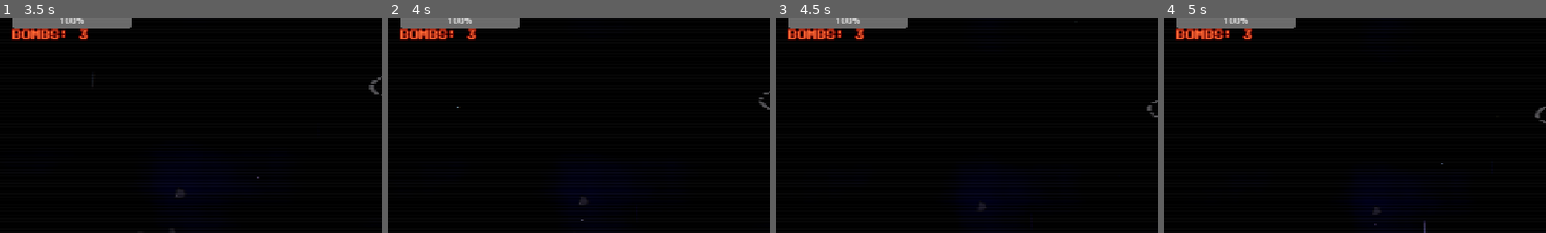
Above: before the commit, frames 1-4 (left to right).
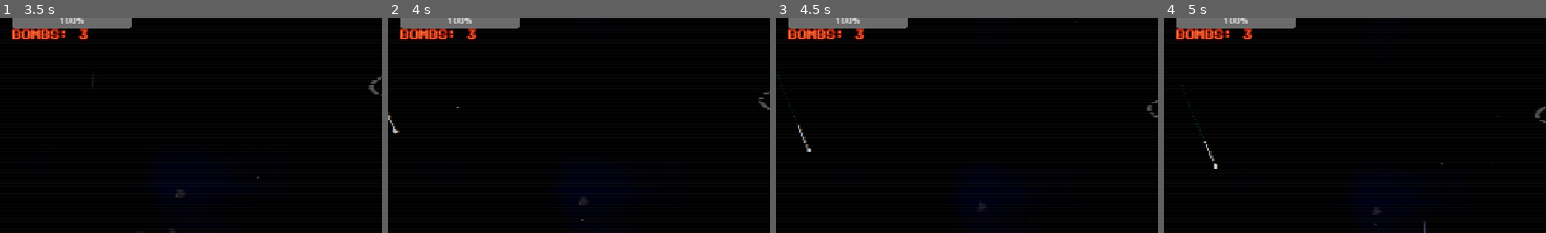
Above: after the commit, the same moments.

Repository: fabriziosalmi/space23
Game: Godot game, scene res://Main.tscn
The game is run twice, just before and just after one commit, with the same random seed, the same clock (stepped at 60 frames per second) and the same inputs. Sound files missing from this copy of the repository are replaced by a short silence.
Inputs (mouse positions are % of the whole screen's width and height, from its top left):
- Up to frame 1 (3.5 s): tap Enter (ui_accept) at 0.5, 0.77, 1.52, 3.02 s; move the mouse to (72, 45) at 0.52 s; hold D (move_right) 0.53-1.28 s; tap X (bomb) at 0.6 s; click (72, 45) at 0.67 s; move the mouse to (30, 55) at 1.27 s; hold S (move_down) 1.28-2.03 s; tap Shift (dash) at 1.35 s; move the mouse to (60, 28) at 2.02 s; hold D (move_right) 2.03-2.78 s; hold Space (fire) 2.03-2.78 s; move the mouse to (45, 70) at 2.77 s; hold W (move_up) from 2.78 s (still down); tap P at 2.85 s; click (45, 70) at 2.92 s
- Up to frame 2 (4 s): move the mouse to (80, 65) at 3.52 s; release W (move_up) at 3.53 s; hold A (move_left) from 3.53 s (still down); tap X (bomb) at 3.6 s; tap Enter (ui_accept) at 3.77 s
- Up to frame 3 (4.5 s): keep holding A (move_left); move the mouse to (20, 35) at 4.27 s; tap Shift (dash) at 4.35 s
- Up to frame 4 (5 s): keep holding A (move_left); tap Enter (ui_accept) at 4.52 s
The pictures show only the part of the screen within x 0-50%, y 11-61%; the shares and areas given below are measured in that part.

Frame 1 is identical in both runs. In frame 2, 0.1% of the frame differs, in the area x 0-3%, y 44-54%; in frame 3, 0.1%, in the area x 3-10%, y 40-63%; in frame 4, 0.1%.

Commit message:
fix(bg): randomize comet dir on wrap
Without this, a comet that entered moving SW would re-enter from the top-left
still heading SW — could exit the strip immediately, and the comet's drawn
tail (using e.dir) would point NE while motion is SW (visually contradictory:
"the tail says it came from the lower-right, the comet is heading lower-right").
Mirrors the spawn-time formula in _init_layers.

Co-Authored-By: Claude Opus 4.7 (1M context) <noreply@anthropic.com>

Diff:
--- a/BackgroundRenderer.gd
+++ b/BackgroundRenderer.gd
@@ -398,6 +398,13 @@
 				if e.pos.y > screen_size.y + 200 or e.strip_x < -200 or e.strip_x > strip_width + 200:
 					e.pos.y = -200
 					e.strip_x = randf_range(-200, strip_width + 200)
+					# Randomize direction on wrap. Without this, a comet that
+					# entered moving SW would re-enter from the top-left still
+					# heading SW — could exit the strip immediately, and the
+					# comet's drawn tail would point NE while motion is SW
+					# (visually contradictory). Mirrors the spawn formula in
+					# _init_layers.
+					e.dir = Vector2(randf_range(-0.5, 0.5), 1.0).normalized()
 			else:
 				e.pos.y += e.speed * effective_speed * delta
 				if e.pos.y > screen_size.y + 150:
